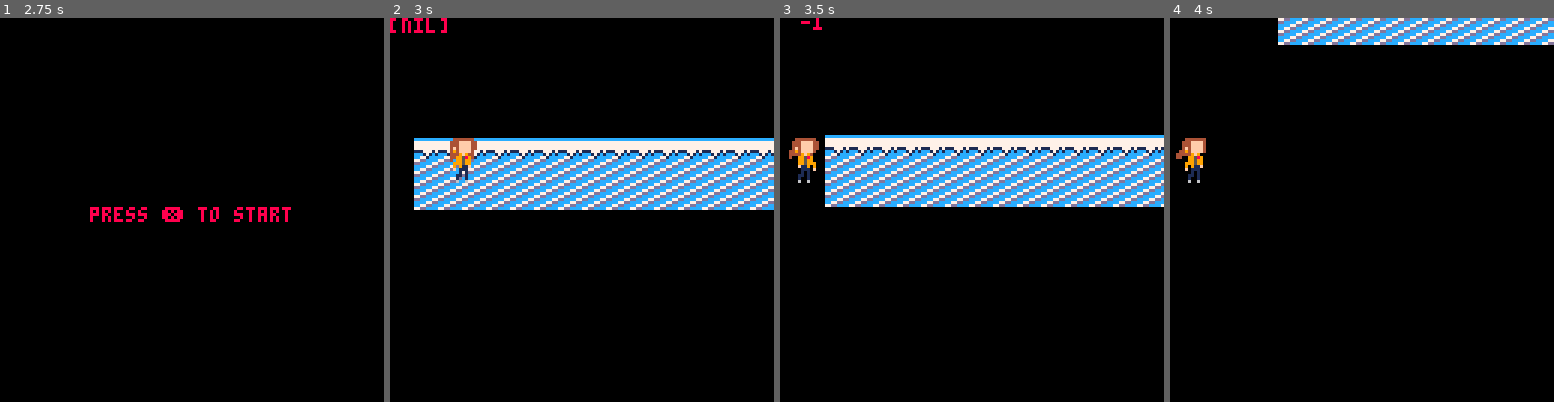
Above: before the commit, frames 1-4 (left to right).
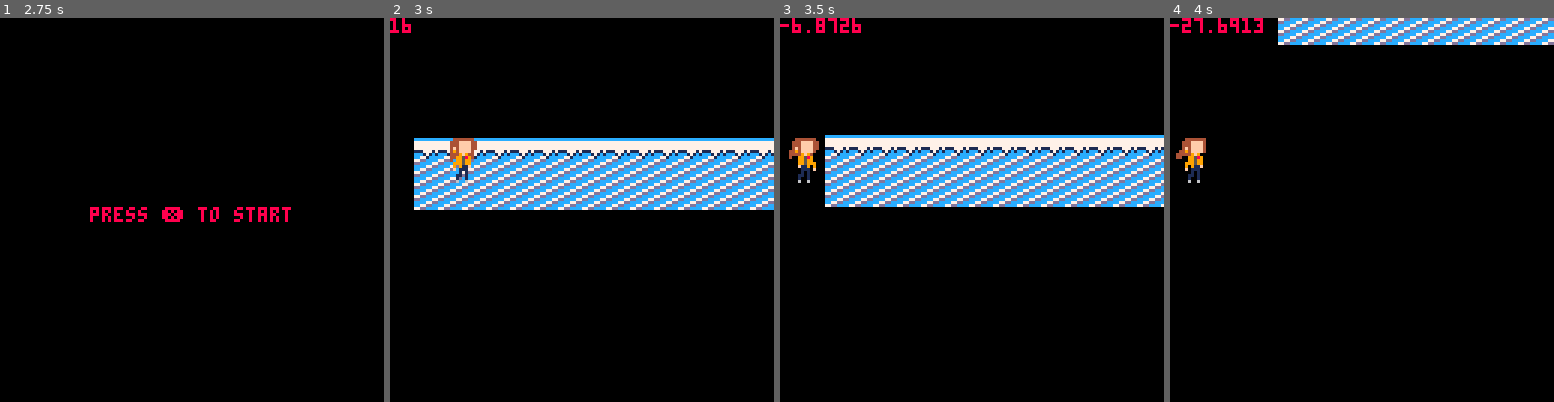
Above: after the commit, the same moments.

Repository: mrbryantguy/School-Route-Charlie
Game: PICO-8 cartridge One Cartidge/srch.p8
Same seed, same stepped clock (60 frames per second), same inputs: the game is played once before the commit and once after it.
Inputs:
- Up to frame 1 (2.75 s): tap X (X key) at 0.33, 1.07, 1.85 s; hold Right 1.6-2.1 s; hold Right from 2.47 s (still down)
- Up to frame 2 (3 s): keep holding Right; tap X (X key) at 2.97 s
- Up to frame 3 (3.5 s): release Right at 3.03 s; hold Left from 3.08 s (still down)
- Up to frame 4 (4 s): release Left at 3.58 s

Frame 1 is identical in both runs. In frame 2, 0.2% of the frame differs, in the area x 0-15%, y 0-4%; in frame 3, 0.3%; in frame 4, 0.4%, in the area x 0-25%, y 0-4%.

Commit message:
Little advance in Ice ball
Create an object of Ice ball and draw it in corner when player Horizontal movement reaches 100, Missing the actual Funcitonality this is just testing

Diff:
--- a/One Cartidge/srch.p8
+++ b/One Cartidge/srch.p8
@@ -33,6 +33,19 @@
   sliding=false,
   landed=false
  }
+
+ ball = {
+
+ sp = 11,
+ x  = 0,
+ y  = 0,
+ w  = 8,
+ h  = 8
+
+
+
+ }
+
 
 	mx = 0 --- map x
 	my = 0 --- map y
@@ -225,8 +238,21 @@
 	map(mx,my)
 	spr(p.sp, p.x, p.y, p.w, p.h)
 
+	print(p.x, cx ,cy)
+
+
+
+	if p.x > 100 or bandera == true then
+
+
+	spr(ball.sp , cx , cy , ball.w , ball.h)
+
+
+
+	end
+
 	--prints the time at the top right
-	print(q)
+	--print(q)
 
 end
 
@@ -519,15 +548,26 @@
 	--end
 --end
 --end
+-->8
+-- ice ball logic
+
+function ball()
+…(6 lines of a section not shown)…
+end
 __gfx__
-00000000000000000000000000000000000000000000000000000000000000000000000000000000000000000000000000000000000000000000000000000000
-00000000000000000000400000000000000004444444000000000444444400000000044444440000000000000000000000000000000000000000000000000000
-007007000000000000044e00000000000000444ffff440000000444ffff440000000444ffff40000000000000000000000000000000000000000000000000000
-00077000000000000044ee40000000000000444ffff440000000444ffff440000000444ffff40000000000000000000000000000000000000000000000000000
-00077000000000000044e4444000000000004f4ffff4400000004f4ffff4400000004f4ffff40000000000000000000000000000000000000000000000000000
-0070070000000000000004444e0000000000494ffff400000004494ffff400000004494ffff40000000000000000000000000000000000000000000000000000
-000000000000000000000444e400000000004449f944000000044449f940000000444449f9000000000000000000000000000000000000000000000000000000
-00000000000000000004404e44400000000044995894000000040099589000000044009958900000000000000000000000000000000000000000000000000000
+00000000000000000000000000000000000000000000000000000000000000000000000000000000000000000077770000000000000000000000000000000000
+000000000000000000004000000000000000044444440000000004444444000000000444444400000000000007cccc7000000000000000000000000000000000
+007007000000000000044e00000000000000444ffff440000000444ffff440000000444ffff40000000000007cccccc700000000000000000000000000000000
+00077000000000000044ee40000000000000444ffff440000000444ffff440000000444ffff4000000000000cc77cc7c00000000000000000000000000000000
+00077000000000000044e4444000000000004f4ffff4400000004f4ffff4400000004f4ffff4000000000000cccc7ccc00000000000000000000000000000000
+0070070000000000000004444e0000000000494ffff400000004494ffff400000004494ffff4000000000000cccccccc00000000000000000000000000000000
+000000000000000000000444e400000000004449f944000000044449f940000000444449f90000000000000007cccc7000000000000000000000000000000000
+00000000000000000004404e444000000000449958940000000400995890000000440099589000000000000000c7cc0000000000000000000000000000000000
 0000000000000000000000e4e4440400000040995990000000000099599000000000009959900000000000000000000000000000000000000000000000000000
 00000000000000000000000000640000000009995990000000000099599900000000099959900000000000000000000000000000000000000000000000000000
 000000000000000000000006060460000000090911f00000000000f1190900000000090911f00000000000000000000000000000000000000000000000000000
